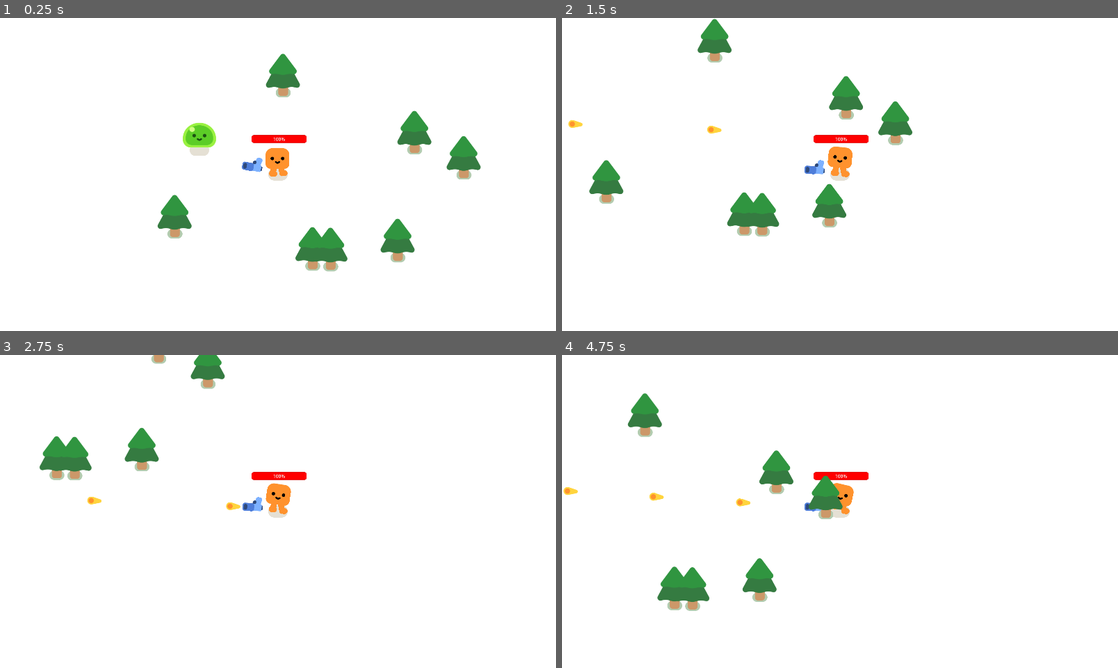
Above: before the commit, frames 1-4 (two rows, left to right).
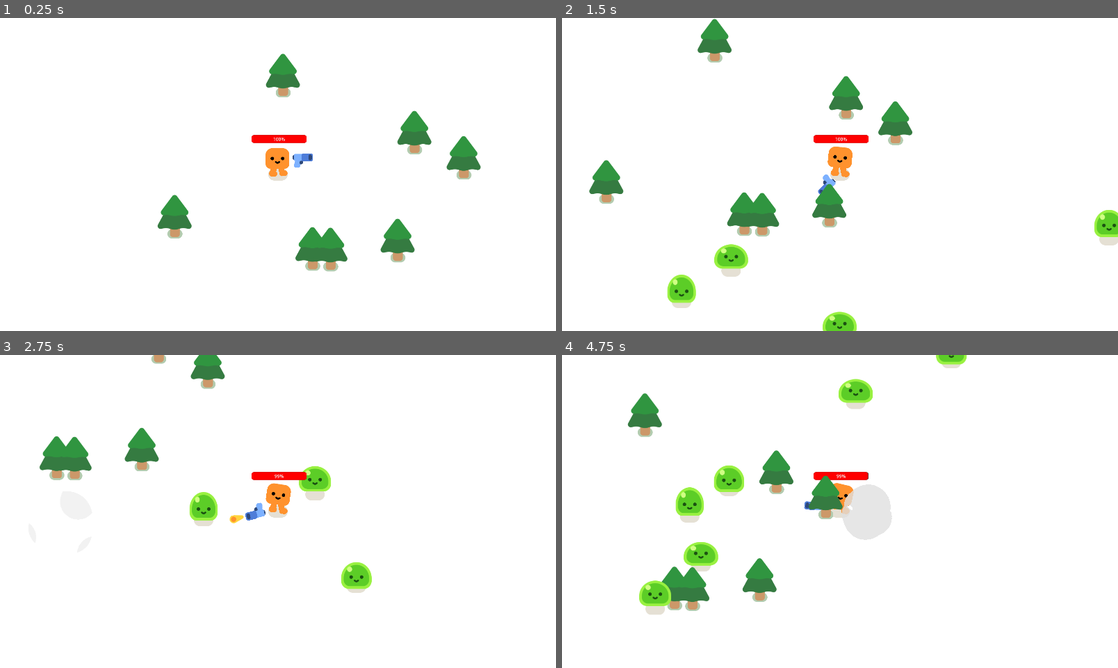
Above: after the commit, the same moments.

Repository: NaimSdn/GQQuestProject
Game: Godot game, scene res://survivors_game.tscn
The game is run twice, just before and just after one commit, with the same random seed, the same clock (stepped at 60 frames per second) and the same inputs.
Inputs:
- Up to frame 1 (0.25 s): no input
- Up to frame 2 (1.5 s): hold D (move_right) 0.53-1.28 s; hold S (move_down) from 1.28 s (still down)
- Up to frame 3 (2.75 s): release S (move_down) at 2.03 s; hold D (move_right) from 2.03 s (still down)
- Up to frame 4 (4.75 s): release D (move_right) at 2.78 s; hold W (move_up) 2.78-3.53 s; hold A (move_left) from 3.53 s (still down)

The runs differ from the first frame. In frame 1, 0.7% of the frame differs, in the area x 32-57%, y 33-50%; in frame 2, 2.0%; in frame 3, 1.7%; in frame 4, 3.9%, in the area x 0-73%, y 0-83%.

Commit message:
Update spawning mobs

Diff:
--- /dev/null
+++ b/survivors_game.gd
@@ -0,0 +1,13 @@
+extends Node2D
+
+func spawn_mob():
+	var new_mob = preload("res://mob.tscn").instantiate()
+
+	%PathFollow2D.progress_ratio = randf()
+
+	new_mob.global_position = %PathFollow2D.global_position
+	add_child(new_mob)
+
+
+func _spawn_mob_timer() -> void:
+	spawn_mob()
--- a/survivors_game.tscn
+++ b/survivors_game.tscn
@@ -1,11 +1,18 @@
-[gd_scene load_steps=4 format=3 uid="uid://ddhecw52kr6br"]
+[gd_scene load_steps=5 format=3 uid="uid://ddhecw52kr6br"]
 
+[ext_resource type="Script" path="res://survivors_game.gd" id="1_fyyn5"]
 [ext_resource type="PackedScene" uid="uid://iwl3fyiw2kei" path="res://player.tscn" id="1_xipfl"]
 [ext_resource type="PackedScene" uid="uid://ceahdmfh0vou5" path="res://pine_tree.tscn" id="2_kww4e"]
-[ext_resource type="PackedScene" uid="uid://dato6weny6xaw" path="res://mob.tscn" id="3_63ut6"]
+
+[sub_resource type="Curve2D" id="Curve2D_8ynwf"]
+_data = {
+"points": PackedVector2Array(0, 0, 0, 0, -197, -149, 0, 0, 0, 0, 2068.86, -160.14, 0, 0, 0, 0, 2077, 1213, 0, 0, 0, 0, -209, 1233, 0, 0, 0, 0, -197, -149)
+}
+point_count = 5
 
 [node name="Game" type="Node2D"]
 y_sort_enabled = true
+script = ExtResource("1_fyyn5")
 
 [node name="CanvasLayer" type="CanvasLayer" parent="."]
 layer = -1
@@ -17,8 +24,15 @@
 [node name="Player" parent="." instance=ExtResource("1_xipfl")]
 position = Vector2(867, 509)
 
-[node name="Mob" parent="." instance=ExtResource("3_63ut6")]
-position = Vector2(524, 402)
+[node name="Path2D" type="Path2D" parent="Player"]
+position = Vector2(-927.989, -547.036)
+scale = Vector2(1.08618, 1.07383)
+curve = SubResource("Curve2D_8ynwf")
+
+[node name="PathFollow2D" type="PathFollow2D" parent="Player/Path2D"]
+unique_name_in_owner = true
+position = Vector2(-197, -149)
+rotation = -0.00491662
 
 [node name="PineTree" parent="." instance=ExtResource("2_kww4e")]
 position = Vector2(510, 714)
@@ -40,3 +54,9 @@
 
 [node name="PineTree7" parent="." instance=ExtResource("2_kww4e")]
 position = Vector2(986, 825)
+
+[node name="Timer" type="Timer" parent="."]
+wait_time = 0.3
+autostart = true
+
+[connection signal="timeout" from="Timer" to="." method="_spawn_mob_timer"]
